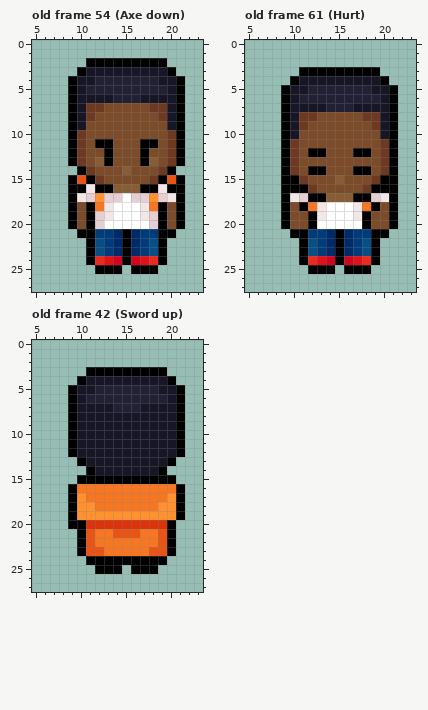
Edited in one commit: pixel-art file (aseprite/Hero.aseprite). This is how it looked before the edit.
31x32 pixels, 85 frames. Shown: old frame 54 (Axe down): x 5..23, y 0..27; old frame 61 (Hurt): x 5..23, y 0..27; old frame 42 (Sword up): x 5..23, y 0..27. The commit also changed other frames, which this record leaves out.
And afterwards:
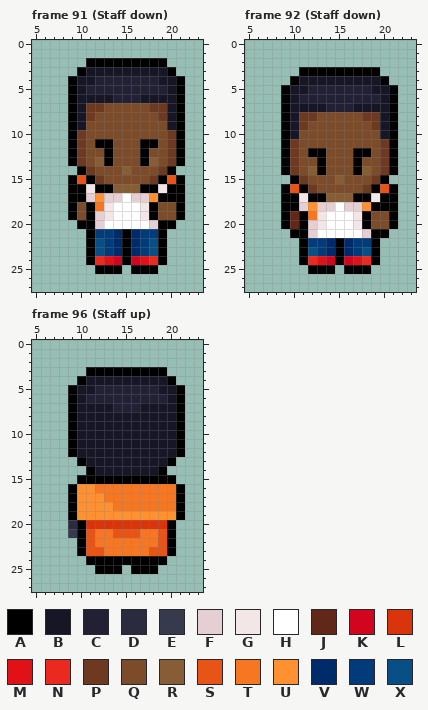
Palette (. is transparent): A #000000  B #171626  C #222034  D #2b2b40  E #37394d  F #e6cfd2  G #f2e6e7  H #ffffff  J #612818  K #d1061e  L #d9340b  M #e01117  N #eb291e  P #6e3921  Q #7b4b2a  R #875d36  S #e85415  T #f77622  U #ff9130  V #002b6b  W #013b7a  X #084f85
A new or re-ordered frame is compared with the old frame closest to it.
The exact change:
frames 85 -> 97
Frame 91 (Staff down) is new; against old frame 54 (Axe down), layer "Down":
The author changed colour F to colour A in row 17 at x 19; in row 19 at x 18.
The author changed colour G to colour A in row 17 at x 10 and 20.
The author changed colour Q to colour A in row 20 at x 10 and 20.
The author changed colour T to colour A in row 18 at x 18.
The author changed colour A to colour Q in rows 18 to 19 at x 19.
The author cleared colour A in row 20 at x 9 and 21; in row 21 at x 10 and 20.
Frame 92 (Staff down) is new; against old frame 61 (Hurt), layer "Down":
The author changed colour G to colour A in row 17 at x 10 and 20.
The author changed colour Q to colour A in row 13 at x 13 and 17; in row 18 at x 10 and 20; in rows 19 to 20 at x 11.
The author changed colour A to colour F in row 18 at x 11; in row 20 at x 12.
The author changed colour G to colour F in row 18 at x 13 and 17.
The author changed colour H to colour F in row 18 at x 14 and 16.
The author changed colour W to colour F in row 21 at x 12 and 18.
The author changed colour F to colour G in row 17 at x 11 and 19.
The author changed colour H to colour G in row 20 at x 13 and 17.
The author changed colour A to colour H in row 21 at x 15.
The author changed colour V to colour H in row 21 at x 14 and 16.
The author changed colour W to colour H in row 21 at x 13 and 17.
The author changed colour Q to colour J in rows 19 to 20 at x 10.
The author changed colour A to colour R in row 14 at x 12 and 18.
The author changed colour A to colour S in row 16 at x 10 and 20.
The author changed colour A to colour T in row 19 at x 12.
The author changed colour T to colour U in row 18 at x 12 and 18.
The author changed colour X to colour W in row 22 at x 12 and 18.
The author cleared colour A in row 15 at x 9 and 21.
Frame 96 (Staff up) is new; against old frame 42 (Sword up), layer "top":
The author changed colour A to colour D in row 20 at x 9.
Colour E now appears in row 21 at x 9.
The author changed colour U to colour T in row 17 at x 20; in row 18 at x 19 to 20.
The author changed colour T to colour U in row 16 at x 10 to 11; in row 17 at x 11 to 12; in row 18 at x 12 to 13.
Pixel boxes of the changes (left, top, right, bottom) in both pictures:
changed: (68, 193, 86, 238)
changed: (149, 193, 185, 238)
changed: (281, 157, 398, 247)
changed: (68, 484, 113, 538)
changed: (158, 493, 176, 511)
